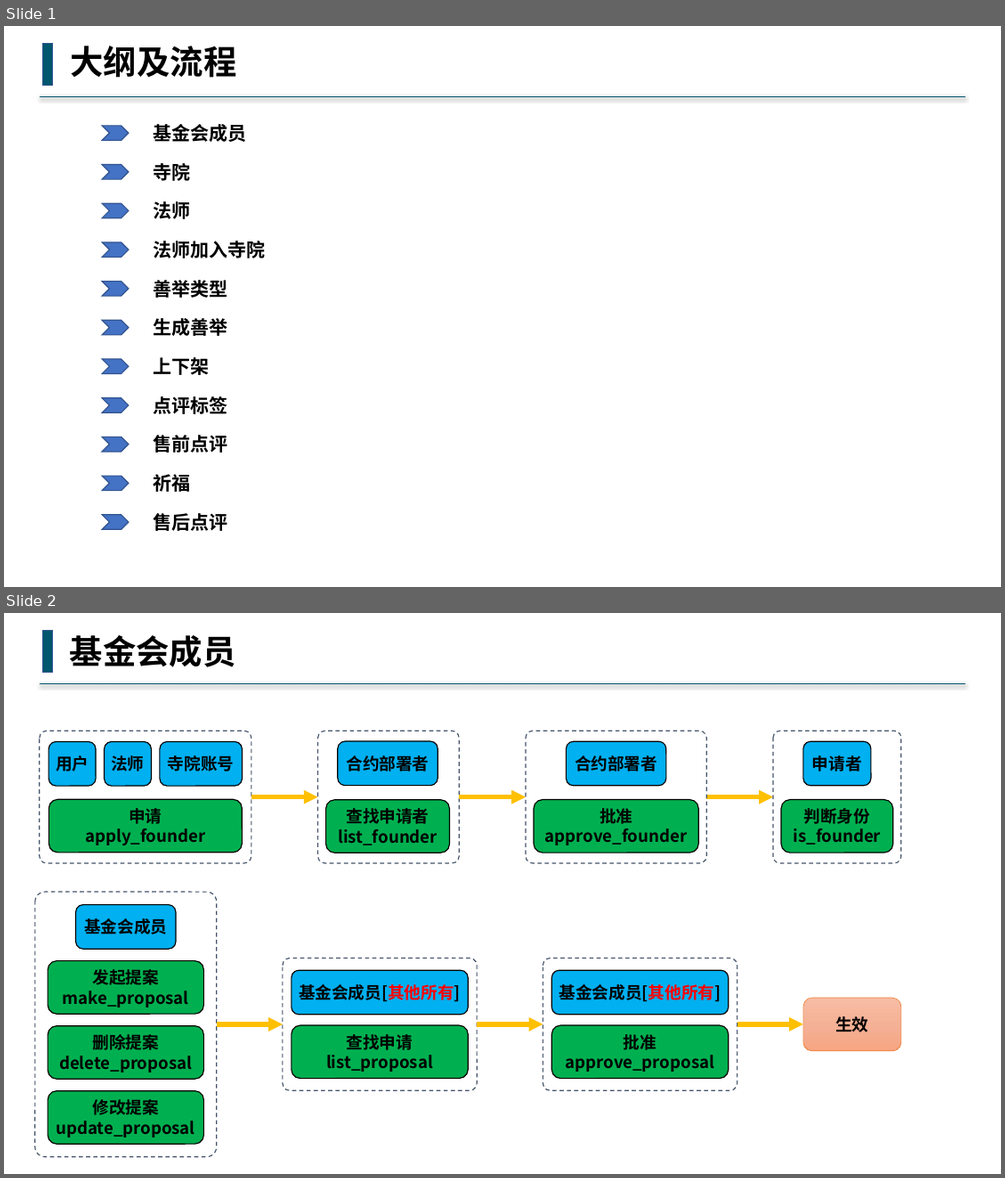
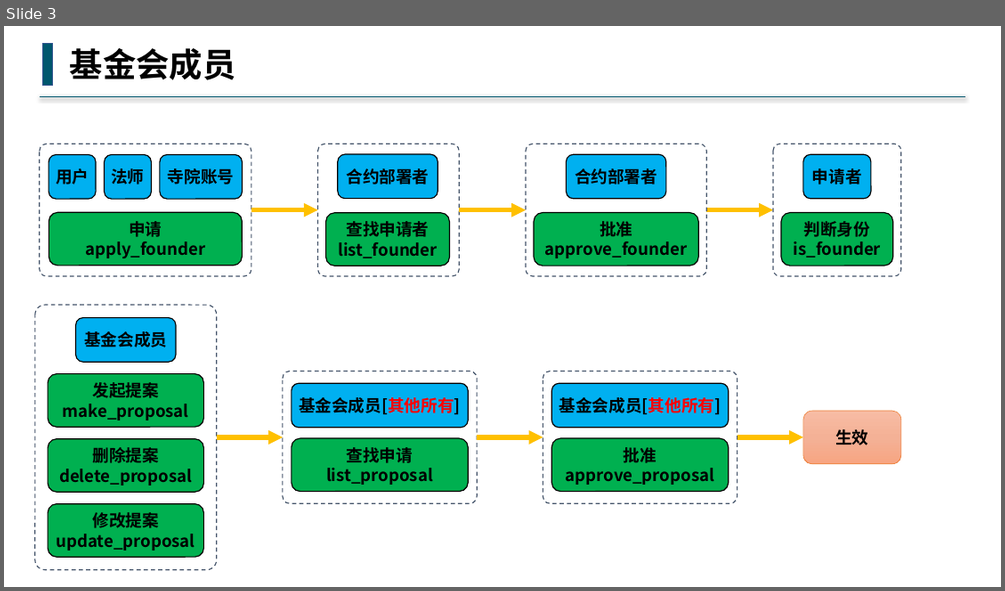
Before and after one commit to buddhachain/buddhaContract, a slide deck: doc/04.视频直播.pptx. Shown one above the other, each under a label of ours: slides 1 and 2 before the commit, slide 3 after it. The pictures are 1005x1178 and 1005x591 pixels, drawn with LibreOffice and Linux fonts; fonts in the diff are those of the drawing. Boxes give left, top, right and bottom in pixels: in the first picture for what was removed or moved away, otherwise in the second. Text is boxed around its words. In the diff, an @@ line names an element or a change of style, - is before the commit and + after.

```diff
--- a/doc/04.视频直播.pptx
+++ b/doc/04.视频直播.pptx
@@ slide 1 removed at [4, 26, 1001, 587], background #FFFFFF @@
@@ rectangle removed at [43, 43, 53, 85] @@
@@ text removed at [71, 46, 237, 78] @@
-大纲及流程
@@ line removed from (966, 97) to (39, 97) @@
@@ chevron removed at [102, 126, 128, 141] @@
@@ text removed at [154, 124, 247, 142] @@
-基金会成员
@@ chevron removed at [102, 164, 128, 179] @@
@@ text removed at [154, 163, 191, 181] @@
-寺院
@@ chevron removed at [102, 203, 128, 218] @@
@@ text removed at [154, 201, 191, 219] @@
-法师
@@ chevron removed at [102, 242, 128, 257] @@
@@ text removed at [154, 240, 266, 258] @@
-法师加入寺院
@@ chevron removed at [102, 281, 128, 296] @@
@@ text removed at [154, 280, 228, 297] @@
-善举类型
@@ text removed at [154, 318, 228, 336] @@
-生成善举
@@ chevron removed at [102, 320, 128, 335] @@
@@ chevron removed at [102, 359, 128, 374] @@
@@ text removed at [154, 357, 210, 375] @@
-上下架
@@ chevron removed at [102, 398, 128, 412] @@
@@ text removed at [154, 396, 228, 414] @@
-点评标签
@@ chevron removed at [102, 436, 128, 451] @@
@@ text removed at [154, 435, 228, 452] @@
-售前点评
@@ chevron removed at [102, 475, 128, 491] @@
@@ text removed at [154, 474, 191, 491] @@
-祈福
@@ chevron removed at [102, 515, 128, 529] @@
@@ text removed at [154, 513, 228, 531] @@
-售后点评
@@ what was slide 2 is now slide 3 @@
```
Also in this commit, not shown: 2 slides added, 1 other file.
